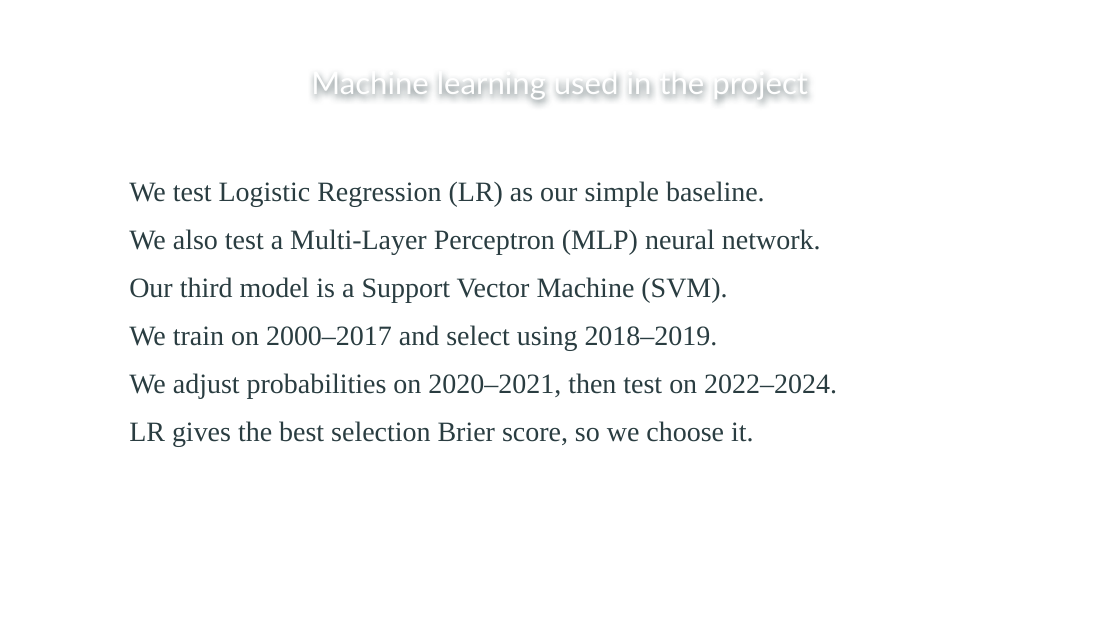
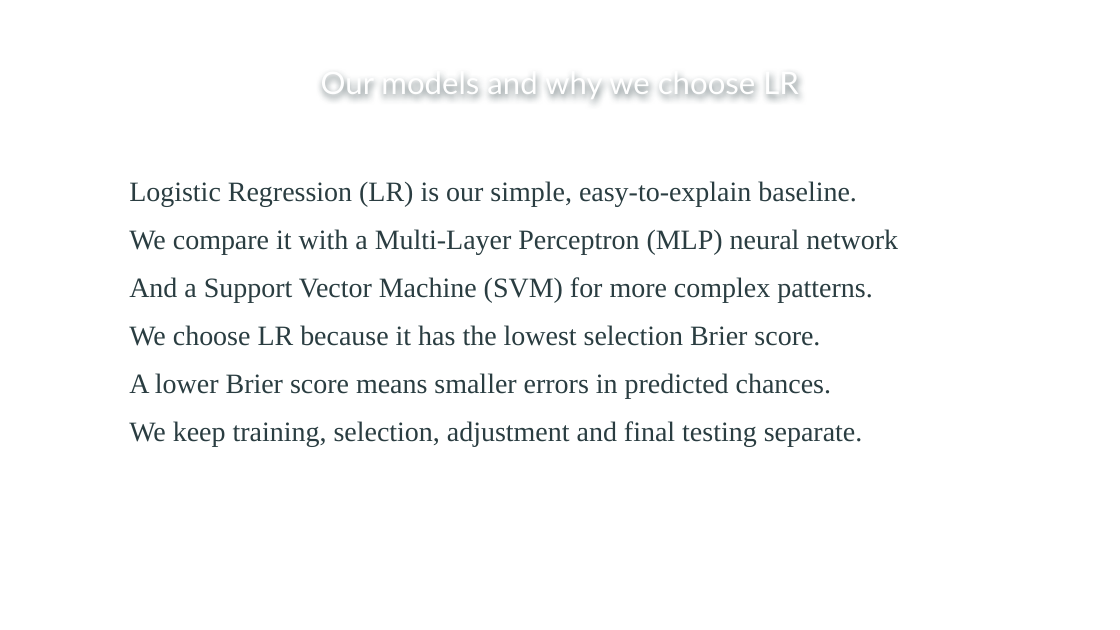
Before and after one commit to sarbarkarkee/cedar-city-wildfire-prediction, a slide deck: slide 7 of Cedar_City_Wildfire_Presentation.pptx. Drawn at 1120x630 pixels with LibreOffice and Linux fonts; fonts in the diff are those of the drawing; background and template pictures are left out. Boxes give left, top, right and bottom in pixels: in the first picture for what was removed or moved away, otherwise in the second. Text is boxed around its words. In the diff, an @@ line names an element or a change of style, - is before the commit and + after.

```diff
--- a/Cedar_City_Wildfire_Presentation.pptx
+++ b/Cedar_City_Wildfire_Presentation.pptx
@@ title at (x1=321, y1=76, x2=798, y2=99): text changed @@
-Machine learning used in the project
+Our models and why we choose LR
@@ text at (x1=129, y1=181, x2=898, y2=446): text changed @@
-We test Logistic Regression (LR) as our simple baseline.
-We also test a Multi-Layer Perceptron (MLP) neural network.
-Our third model is a Support Vector Machine (SVM).
-We train on 2000–2017 and select using 2018–2019.
-We adjust probabilities on 2020–2021, then test on 2022–2024.
-LR gives the best selection Brier score, so we choose it.
+Logistic Regression (LR) is our simple, easy-to-explain baseline.
+We compare it with a Multi-Layer Perceptron (MLP) neural network
+And a Support Vector Machine (SVM) for more complex patterns.
+We choose LR because it has the lowest selection Brier score.
+A lower Brier score means smaller errors in predicted chances.
+We keep training, selection, adjustment and final testing separate.
```
Also in this commit, not shown: 1 other slide changed, 1 slide added, 2 slides removed.
